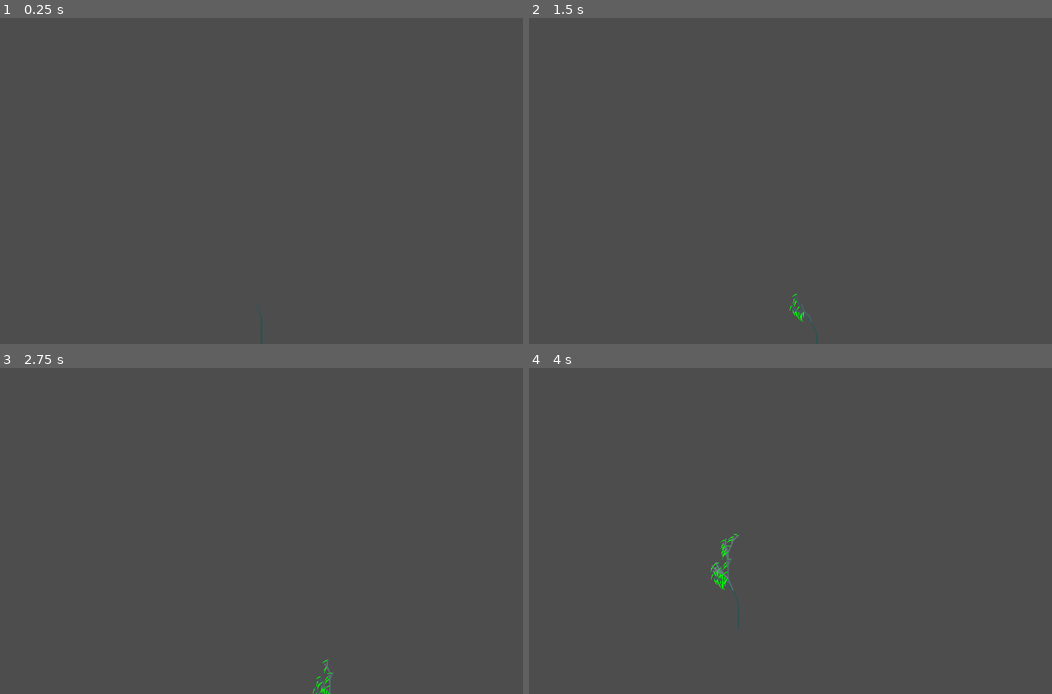
Above: before the commit, frames 1-4 (two rows, left to right).
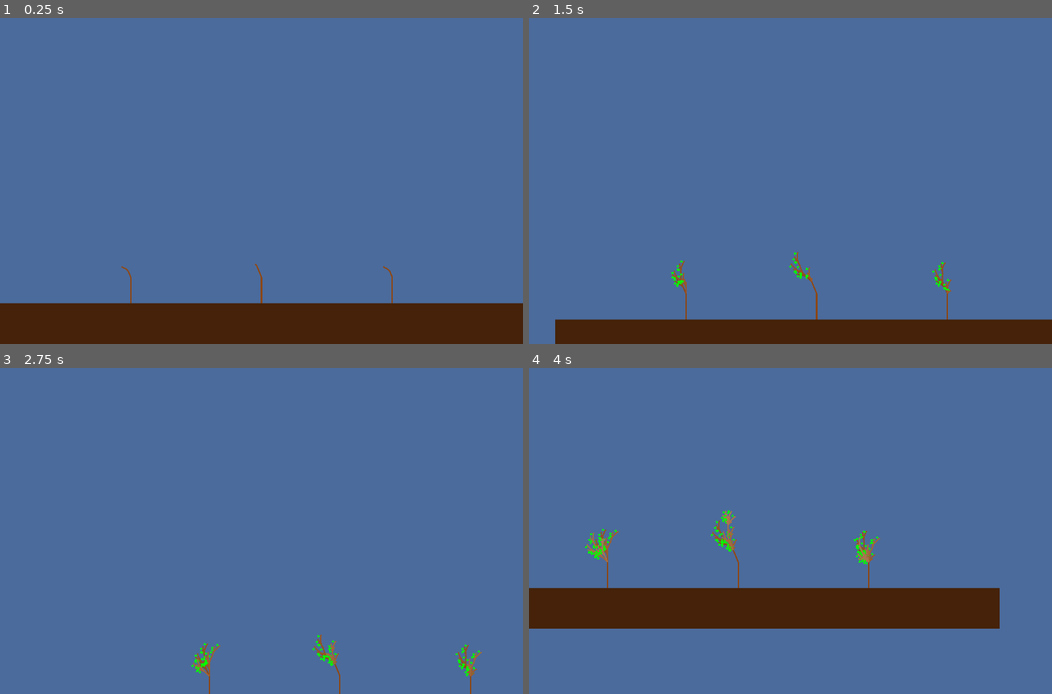
Above: after the commit, the same moments.

Repository: Gwynennen/Godot-4.1.1---Procedural-plants-generation-using-L-system
Game: Godot game, scene res://Main.tscn
Two runs of this game, one before a commit and one after it. Both use one fixed random seed, a clock stepped at 60 frames per second and the inputs below. The project has no main scene, so this scene is started directly.
Inputs (mouse positions are in pixels of both pictures, inside the frame that each line leads up to):
- Up to frame 1 (0.25 s): no input
- Up to frame 2 (1.5 s): move the mouse to (905, 164) at 0.52 s; click (905, 164) at 0.67 s; tap Enter at 1.25 s; drag from (685, 197) to (764, 246) at 1.27 s
- Up to frame 3 (2.75 s): move the mouse to (313, 459) at 2.02 s; click (313, 459) at 2.17 s
- Up to frame 4 (4 s): tap Space at 2.75 s; drag from (764, 596) to (633, 482) at 2.77 s; move the mouse to (947, 579) at 3.52 s; click (947, 579) at 3.67 s

The runs differ from the first frame. In frame 1, 100% of the frame differs, in the area x 0-100%, y 0-100%; in frame 2, 100%; in frame 3, 100%; in frame 4, 100%.

Commit message:
Add files via upload

Diff:
--- a/L-system2D/MAIN.gd
+++ b/L-system2D/MAIN.gd
@@ -11,9 +11,22 @@
 
 func _ready():
 	randomize()
-	main("Tree1", Vector2(DisplayServer.window_get_size().x/2, DisplayServer.window_get_size().y), 5, Color.DARK_SLATE_GRAY)
+	var ground = Polygon2D.new()
+	var limitBot = DisplayServer.window_get_size().y/8*7
+	ground.set_polygon(PackedVector2Array([
+		Vector2(0, limitBot),
+		Vector2(DisplayServer.window_get_size().x, limitBot),
+		Vector2(DisplayServer.window_get_size().x,DisplayServer.window_get_size().y),
+		Vector2(0,DisplayServer.window_get_size().y)
+	]))
+	ground.set_color(Color.SADDLE_BROWN.darkened(0.5))
+	add_child(ground)
 
-func main(preset_name: String, startingPos: Vector2, steps, color):
+	start("Tree1", Vector2(DisplayServer.window_get_size().x/4, limitBot), 5, Color.SADDLE_BROWN)
+	start("Tree1", Vector2(DisplayServer.window_get_size().x/4*2, limitBot), 5, Color.SADDLE_BROWN)
+	start("Tree1", Vector2(DisplayServer.window_get_size().x/4*3, limitBot), 5, Color.SADDLE_BROWN)
+
+func start(preset_name: String, startingPos: Vector2, steps, color):
 	rules = load_settings(preset_name)
 	current = starting.duplicate(true)
 	current.pos = startingPos
@@ -114,7 +127,7 @@
 #				handle leaves
 				"L":
 					var leaf = Polygon2D.new()
-					var newPos = PackedVector2Array([current.pos, current.pos+current.dir.rotated(150)*current.length, current.pos+current.dir.rotated(300)*current.length*4])
+					var newPos = PackedVector2Array([current.pos, current.pos+current.dir.rotated(150)*current.length*2, current.pos+current.dir.rotated(300)*current.length*2])
 					leaf.set_polygon(PackedVector2Array([current.pos, current.pos+current.dir*current.width,current.pos+current.dir*current.width]))
 					leaf.set_color(Color.GREEN)
 					parts.append(leaf)
@@ -138,8 +151,6 @@
 				"&":
 					swapFlag = 1 if swapFlag == -1 else 1
 
-
-
 func set_tween():
 	var TW = create_tween()
 	TW.finished.connect(func():
--- a/L-system2D/presets.cfg
+++ b/L-system2D/presets.cfg
@@ -43,7 +43,7 @@
 }
 
 [Tree1]
-X = {"pbty": 100, "main":"F-[[X]+X]+F[+FX]-XL"}
+X = {"pbty": 80, "main":"F-[[X]+X]+F[+FX]-XL", "second": "[[X]+X]-[[X]+X]+F[+FX]-XL"}
 F = {"pbty": 100, "main":"FF"}
 values = {
 	"state": "X",
--- a/L-system2D/project.godot
+++ b/L-system2D/project.godot
@@ -23,3 +23,4 @@
 
 renderer/rendering_method="gl_compatibility"
 renderer/rendering_method.mobile="gl_compatibility"
+environment/defaults/default_clear_color=Color(0.294118, 0.419608, 0.611765, 1)
